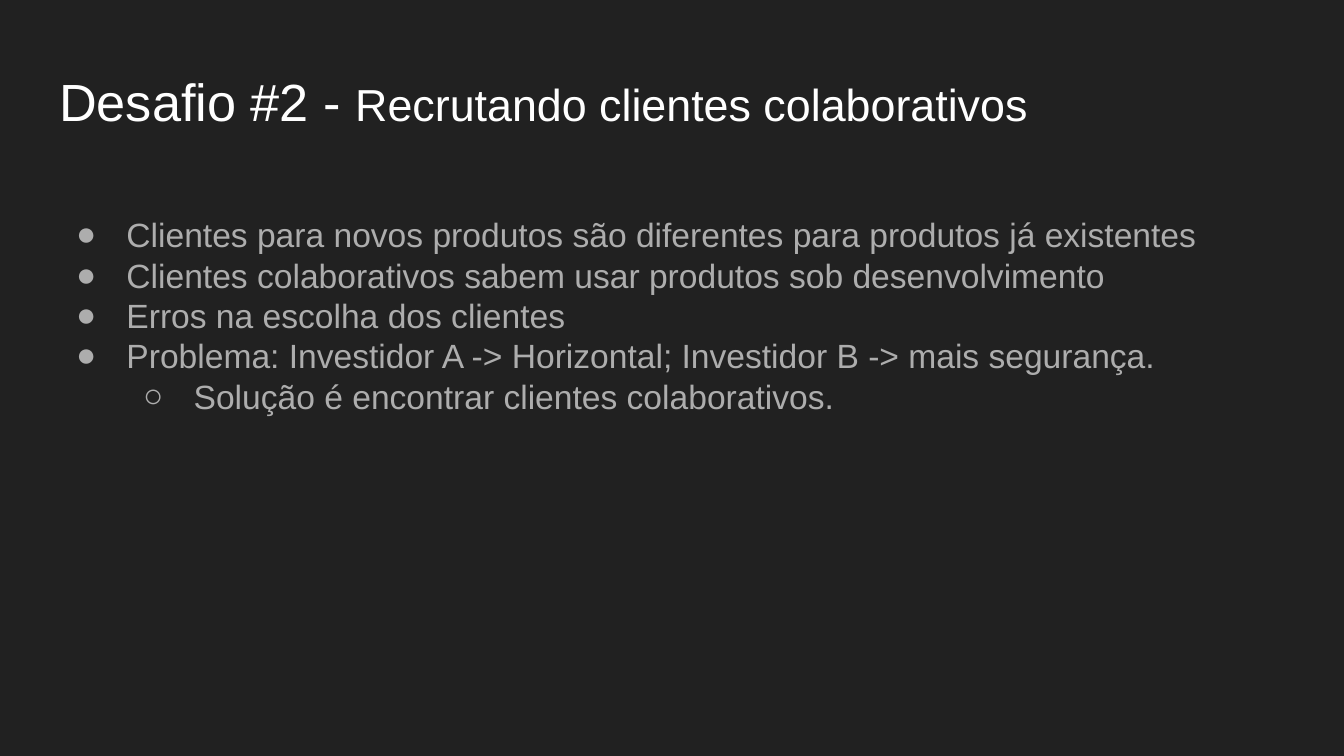
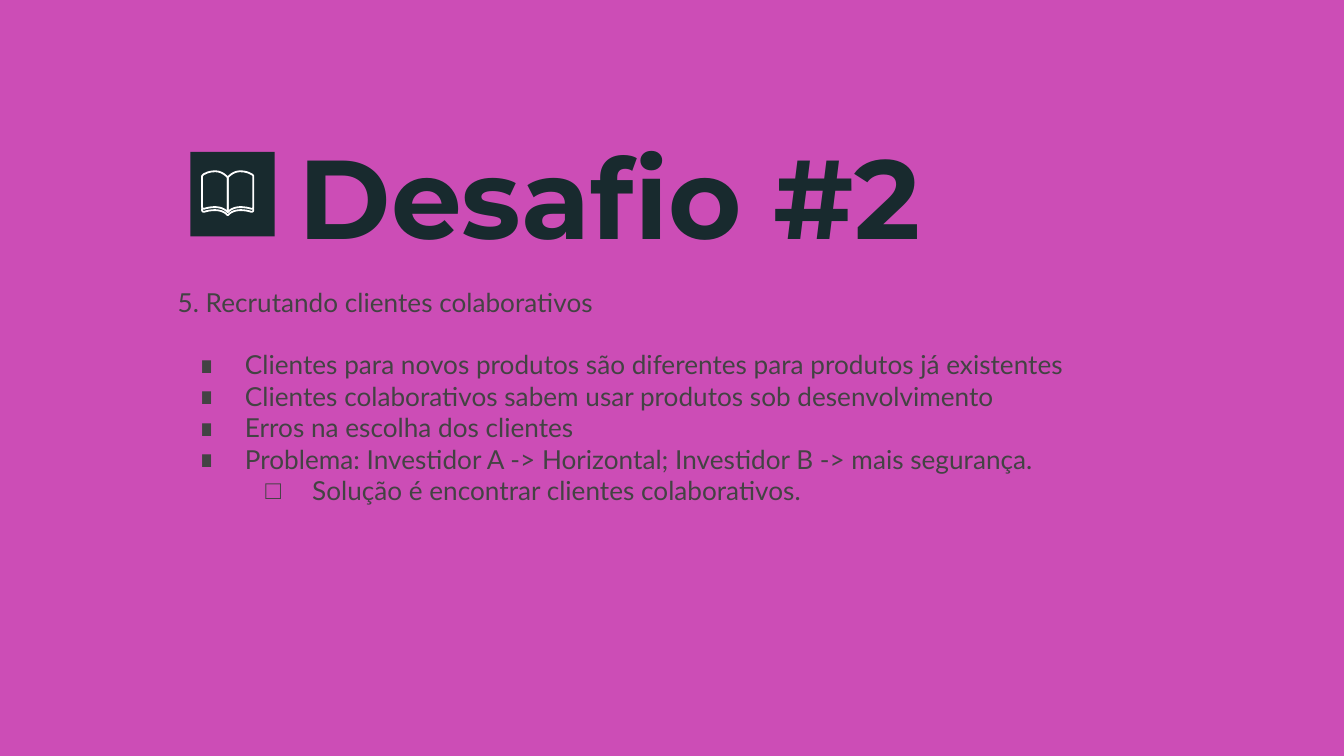
Before and after one commit to fga-eps-mds/A-Disciplina-MDS-EPS, a slide deck: slide 15 of GPP_Material/12-Cisco Systems/Transição para o novo ágil e o modelo de desenvolvimento de produto.pptx (slide 14 before the commit). Drawn at 1344x756 pixels with LibreOffice and Linux fonts; fonts in the diff are those of the drawing. Boxes give left, top, right and bottom in pixels: in the first picture for what was removed or moved away, otherwise in the second. Text is boxed around its words. In the diff, an @@ line names an element or a change of style, - is before the commit and + after.

```diff
--- a/GPP_Material/12-Cisco Systems/Transição para o novo ágil e o modelo de desenvolvimento de produto.pptx
+++ b/GPP_Material/12-Cisco Systems/Transição para o novo ágil e o modelo de desenvolvimento de produto.pptx
@@ background #212121 to #CC4DB6 @@
@@ rectangle added at (191,152,276,237), fill #182A2E @@
@@ group added at (202,171,253,215): 4 freeform shapes @@
@@ title at (299,151,921,240): text changed; size 24 to 60 pt; font Arial to Montserrat; text colour #FFFFFF to #182A2E; bold on @@
-Desafio #2 - Recrutando clientes colaborativos
+Desafio #2
@@ text "5. Recrutando clientes colaborativos": place and size @@
-text "5. Recrutando clientes colaborativos" at (126,222,1196,415)
+text "5. Recrutando clientes colaborativos" at (178,293,1062,505)
@@ text at (178,293,592,312): paragraph added @@
+5. Recrutando clientes colaborativos
@@ text at (245,355,1062,505): size 18 to 14 pt, font Arial to Lato, text colour #ADADAD to #434343 in "Clientes para novos produtos são diferentes para ...", "Clientes colaborativos sabem usar produtos sob desenvolvimen ...", "Erros na escolha dos clientes", "Problema: Investidor A -> Horizontal; Investidor B ..." and 1 more places; bullet ● to ∎; bullet colour #ADADAD to #434343; bullet ○ to □ @@
```
Also in this commit, not shown: 9 other slides changed, 7 slides added, 4 slides removed, 1 other file.
